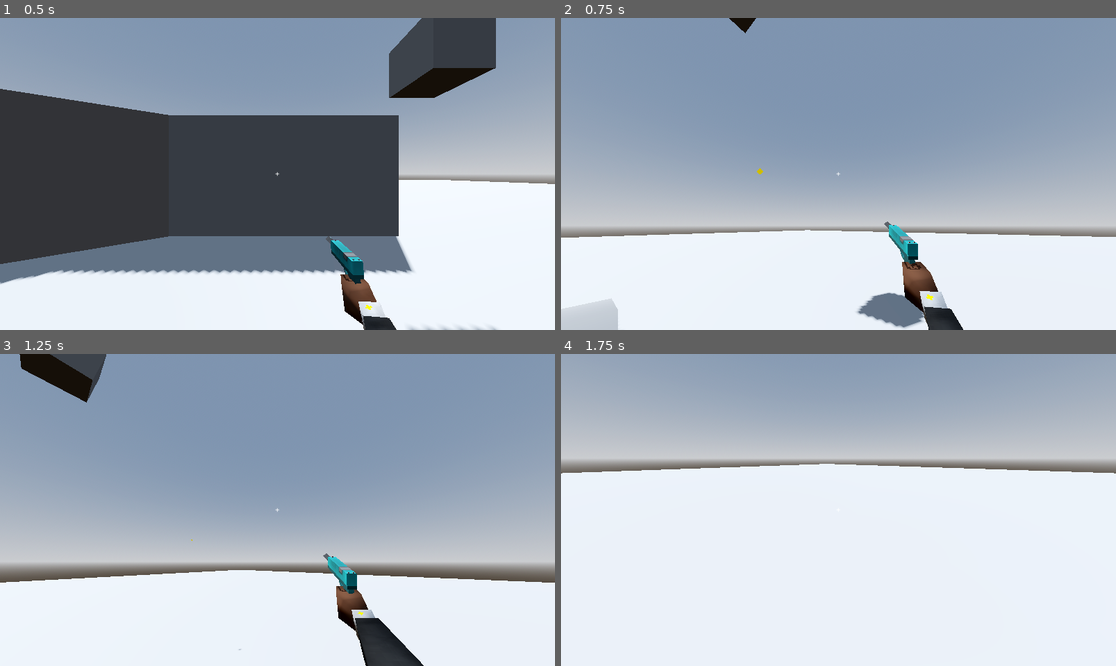
Above: before the commit, frames 1-4 (two rows, left to right).
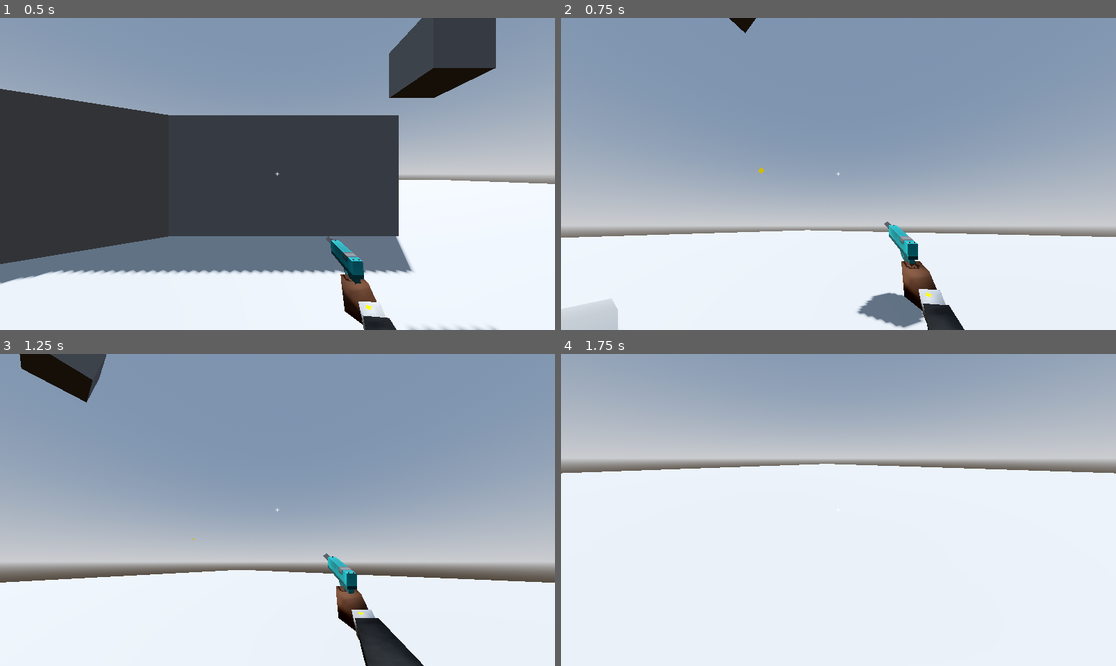
Above: after the commit, the same moments.

Repository: TheoLomeuBraga/kill-the-tower-boss
Game: Godot game, scene res://player/test_level.tscn
The game is run twice, just before and just after one commit, with the same random seed, the same clock (stepped at 60 frames per second) and the same inputs. The project has no main scene, so this scene is started directly.
Inputs (mouse positions are in pixels of both pictures, inside the frame that each line leads up to):
- Up to frame 1 (0.5 s): no input
- Up to frame 2 (0.75 s): move the mouse to (960, 158) at 0.52 s; press the mouse at (960, 158) at 0.53 s; hold D (right) from 0.53 s (still down)
- Up to frame 3 (1.25 s): keep holding D (right); tap Space (jump) at 0.77 s; tap 1 (wepon_1) at 0.8 s
- Up to frame 4 (1.75 s): move the mouse to (727, 525) at 1.27 s; release D (right) at 1.28 s; release the mouse at (727, 525) at 1.28 s; hold S (back) from 1.28 s (still down); tap 1 (wepon_1) at 1.35 s; tap Space (jump) at 1.52 s; tap 2 (wepon_2) at 1.55 s

Frame 1 is identical in both runs. In frame 2, 0.2% of the frame differs, in the area x 35-73%, y 47-100%; in frame 3, less than 0.1%; in frame 4, nothing differs.

Commit message:
add spread

Diff:
--- a/player/gun_control.gd
+++ b/player/gun_control.gd
@@ -13,29 +13,41 @@
 
 var rng : RandomNumberGenerator = RandomNumberGenerator.new()
 
+var time_last_shot : float = 0.0
+
 func set_gun(no : int) -> void:
 	if current_wepon == min(no,inventory.size() -1):
 		return
 	current_wepon = min(no,inventory.size() -1)
 	player_model.set_gun(inventory[current_wepon].name)
+	time_last_shot = 0.0
 
 func shot() -> void:
-	player_model.gun.shot = true
-	if inventory[current_wepon].special_type == "grapple":
-		player_movement.launch_grapple()
-	else:
-		var projectile : ProjectBehavior = ProjectBehavior.new()
-		add_child(projectile)
-		#projectile.global_position = player_model.gun.muzle.global_position
-		projectile.global_position = camera.global_position
-		projectile.muzle_position = player_model.gun.muzle.global_position
-		if target_raycast.is_colliding():
-			projectile.look_at(target_raycast.get_collision_point())
+	for i : int in inventory[current_wepon].bullets_per_shot:
+		player_model.gun.shot = true
+		if inventory[current_wepon].special_type == "grapple":
+			player_movement.launch_grapple()
 		else:
-			projectile.global_basis = player_model.gun.muzle.global_basis
+			var projectile : ProjectBehavior = ProjectBehavior.new()
+			add_child(projectile)
+			#projectile.global_position = player_model.gun.muzle.global_position
+			projectile.global_position = camera.global_position
+			projectile.muzle_position = player_model.gun.muzle.global_position
+			if target_raycast.is_colliding():
+				projectile.look_at(target_raycast.get_collision_point())
+			else:
+				projectile.global_basis = player_model.gun.muzle.global_basis
 
-		projectile.data = inventory[current_wepon].projectile_info
-		projectile.start()
+			var spread : float = inventory[current_wepon].spread
+			var vec_spread : Vector3 = Vector3(rng.randf_range(-1.0,1.0),rng.randf_range(-1.0,1.0),0.0)
+			if abs(vec_spread.x) + abs(vec_spread.y) > 1.0:
+				vec_spread = vec_spread.normalized()
+			vec_spread /= 1.0
+
+			projectile.rotation += vec_spread * spread
+
+			projectile.data = inventory[current_wepon].projectile_info
+			projectile.start()
 
 var camera_rots_last_frame : Vector3
 
@@ -63,7 +75,15 @@
 	elif Input.is_action_just_pressed("wepon_5"):
 		set_gun(4)
 
-	if Input.is_action_just_pressed("shot") and player_model.gun != null:
+	var try_shot : bool = false
+	if inventory[current_wepon].is_automatic:
+		try_shot = Input.is_action_pressed("shot")
+	else:
+		try_shot = Input.is_action_just_pressed("shot")
+
+	time_last_shot -= delta
+	if try_shot and player_model.gun != null and time_last_shot < 0.0:
+		time_last_shot = inventory[current_wepon].fire_rate
 		shot()
 
 	sway_gun(delta)
--- a/player/player.tscn
+++ b/player/player.tscn
@@ -29,6 +29,8 @@
 [sub_resource type="Resource" id="Resource_rgyib"]
 script = ExtResource("3_qjkh3")
 name = "pistol"
+fire_rate = 0.1
+spread = 0.01
 projectile_info = SubResource("Resource_boad6")
 metadata/_custom_type_script = "uid://5ihhl4vr45q5"
 
--- a/scripts/gun_info.gd
+++ b/scripts/gun_info.gd
@@ -9,6 +9,7 @@
 @export var fire_rate : float = 0.25
 @export var reload_time : float = 2.0
 @export var spread : float = 0.2
+@export var is_automatic :  bool = false
 
 @export var projectile_info : ProjectileInfo = ProjectileInfo.new()
 
Binary file changed: player/guns/pistol/pistol.glb
Not shown, changed: player/guns/pistol/pistol.blend
Not shown, changed: player/guns/pistol/pistol.blend1
